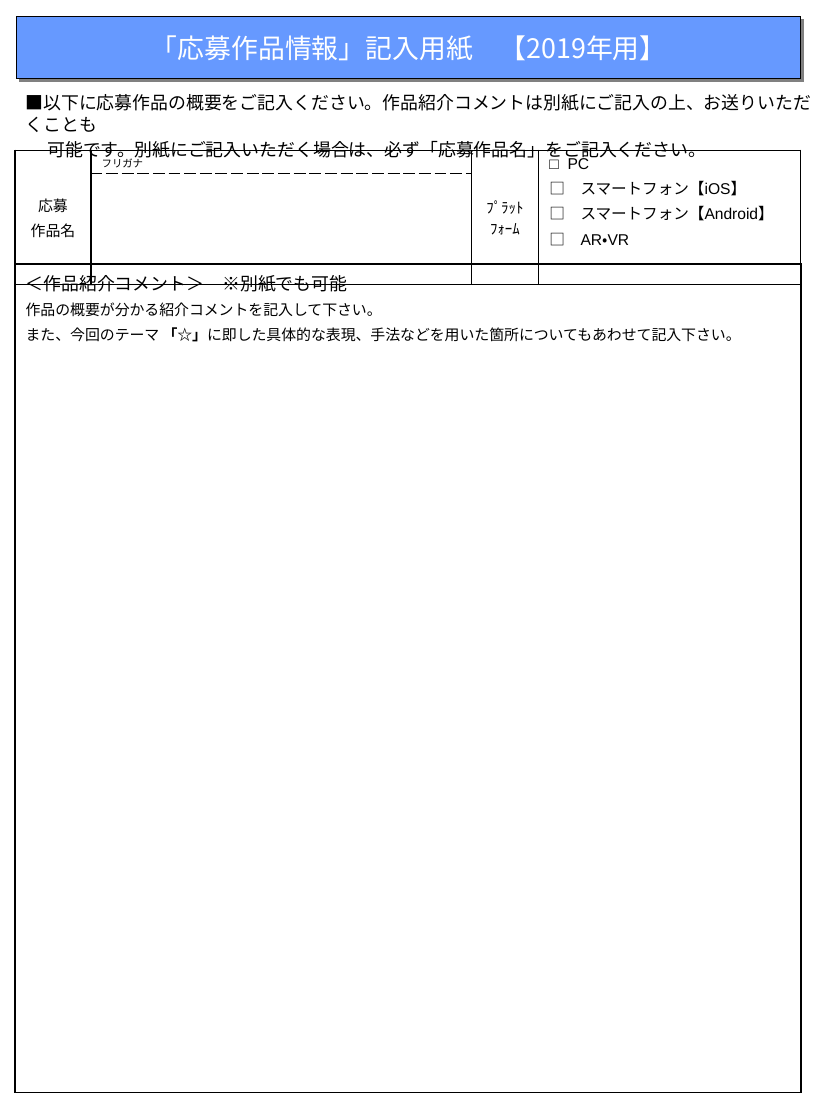
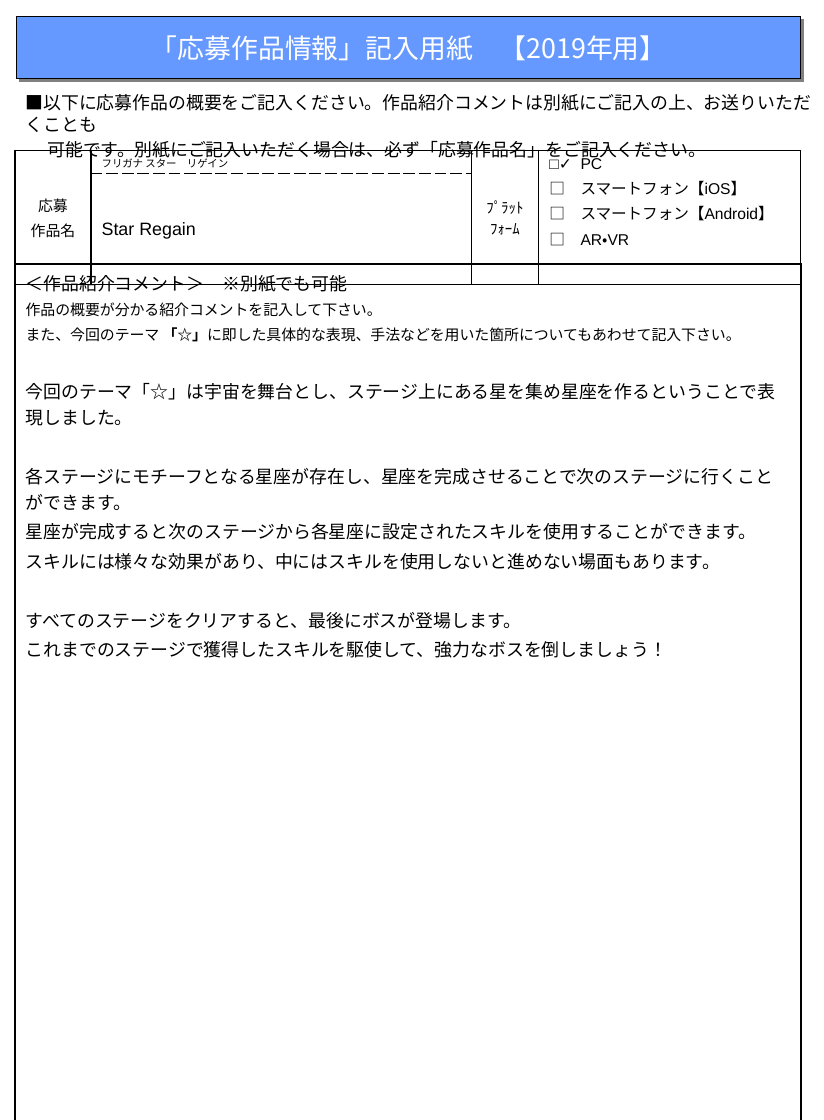
Before and after one commit to r1towww/osore, a slide deck: slide 1 of 1_作品紹介フォーマット2019/1_作品紹介フォーマット2019.pptx. Drawn at 824x1120 pixels with LibreOffice and Linux fonts; fonts in the diff are those of the drawing. Boxes give left, top, right and bottom in pixels: in the first picture for what was removed or moved away, otherwise in the second. Text is boxed around its words. In the diff, an @@ line names an element or a change of style, - is before the commit and + after.

```diff
--- a/1_作品紹介フォーマット2019/1_作品紹介フォーマット2019.pptx
+++ b/1_作品紹介フォーマット2019/1_作品紹介フォーマット2019.pptx
@@ table at bbox=[15, 150, 800, 296] @@
-row 1, column 2: フリガナ
+row 1, column 2: フリガナ スター リゲイン
-row 1, column 4: □ PC / □ スマートフォン【iOS】 / □ スマートフォン【Android】 / □ AR・VR
+row 1, column 4: □✓ PC / □ スマートフォン【iOS】 / □ スマートフォン【Android】 / □ AR・VR
-row 2, column 2: 
+row 2, column 2: Star Regain
@@ table at bbox=[15, 264, 800, 1120] @@
-row 1, column 1: ＜作品紹介コメント＞ ※別紙でも可能 / 作品の概要が分かる紹介コメントを記入して下さい。 / また、今回のテーマ 「☆」に即した具体的な表現、手法などを用いた箇所についてもあわせて記入下さい。
+row 1, column 1: ＜作品紹介コメント＞ ※別紙でも可能 / 作品の概要が分かる紹介コメントを記入して下さい。 / また、今回のテーマ 「☆」に即した具体的な表現、手法などを用いた箇所についてもあわせて記入下さい。 / 今回のテーマ「☆」は宇宙を舞台とし、ステージ上にある星を集め星座を作るということで表現しました。 / 各ステージにモチーフとなる星座が存在し、星座を完成させることで次のステージに行くことができます。 / 星座が完成すると次のステージから各星座に設定されたスキルを使用することができます。 / スキルには様々な効果があり、中にはスキルを使用しないと進めない場面もあります。 / すべてのステージをクリアすると、最後にボスが登場します。 / これまでのステージで獲得したスキルを駆使して、強力なボスを倒しましょう！
```
Also in this commit, not shown: 4 other files.
